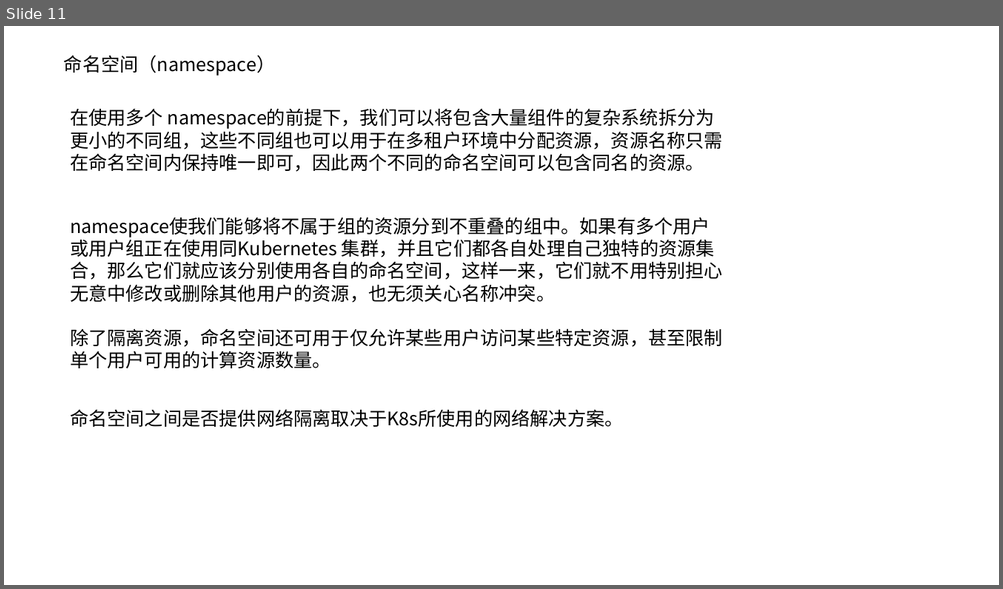
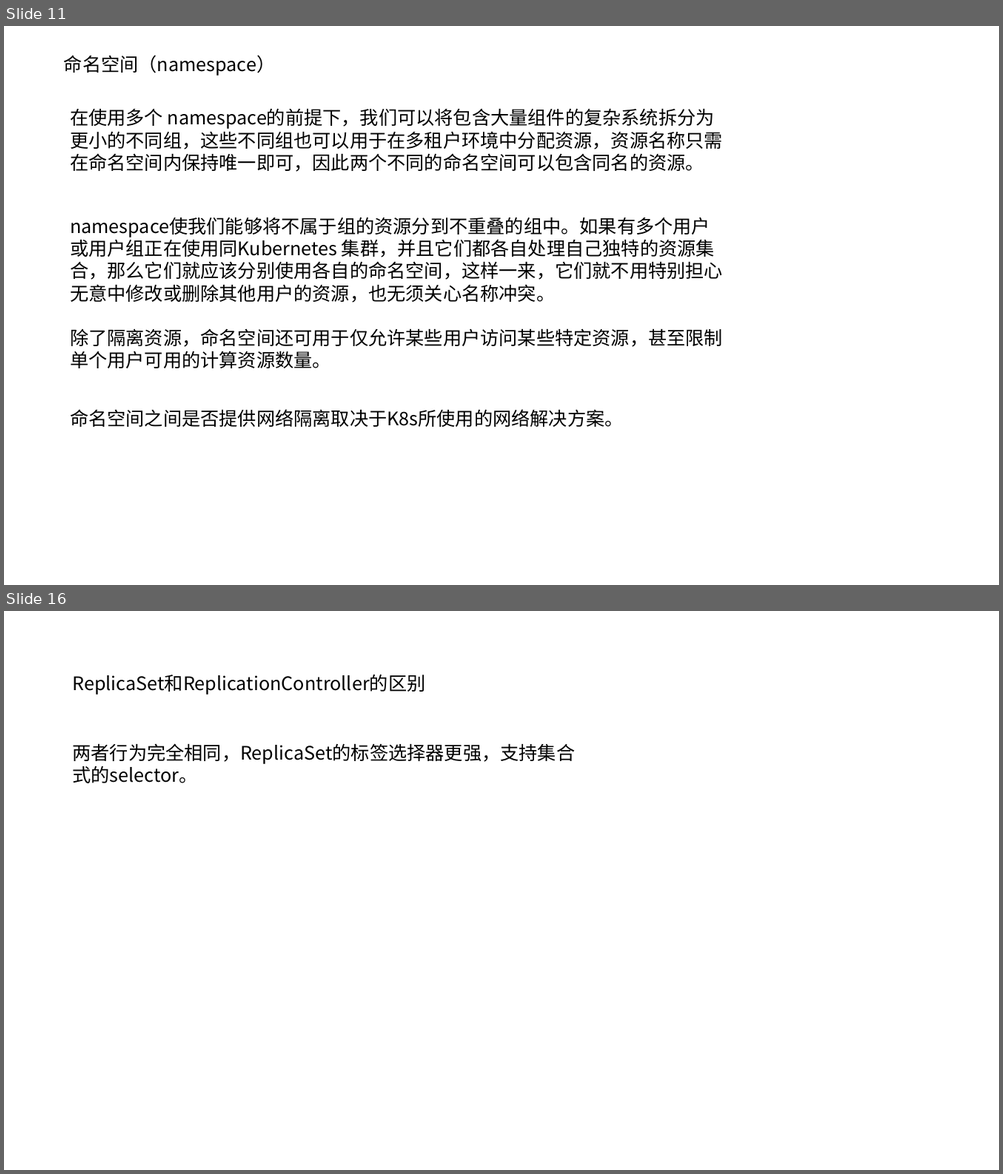
Before and after one commit to lc120798654/lclclclc, a slide deck: k8s.pptx. Shown one above the other, each under a label of ours: slide 11 before the commit, slides 11 and 16 after it; the slides between them are not shown. The pictures are 1003x589 and 1003x1174 pixels, drawn with LibreOffice and Linux fonts; fonts in the diff are those of the drawing. Boxes give left, top, right and bottom in pixels: in the first picture for what was removed or moved away, otherwise in the second. Text is boxed around its words. In the diff, an @@ line names an element or a change of style, - is before the commit and + after.

```diff
--- a/k8s.pptx
+++ b/k8s.pptx
@@ slide 16 added at (4,611,999,1170), background #FFFFFF @@
@@ text added at (73,674,426,695), 18 pt, text #000000 @@
+ReplicaSet和ReplicationController的区别
@@ text added at (72,743,575,783), 18 pt, text #000000 @@
+两者行为完全相同，ReplicaSet的标签选择器更强，支持集合式的selector。
```
Also in this commit, not shown: 1 slide changed, 5 other slides added.
